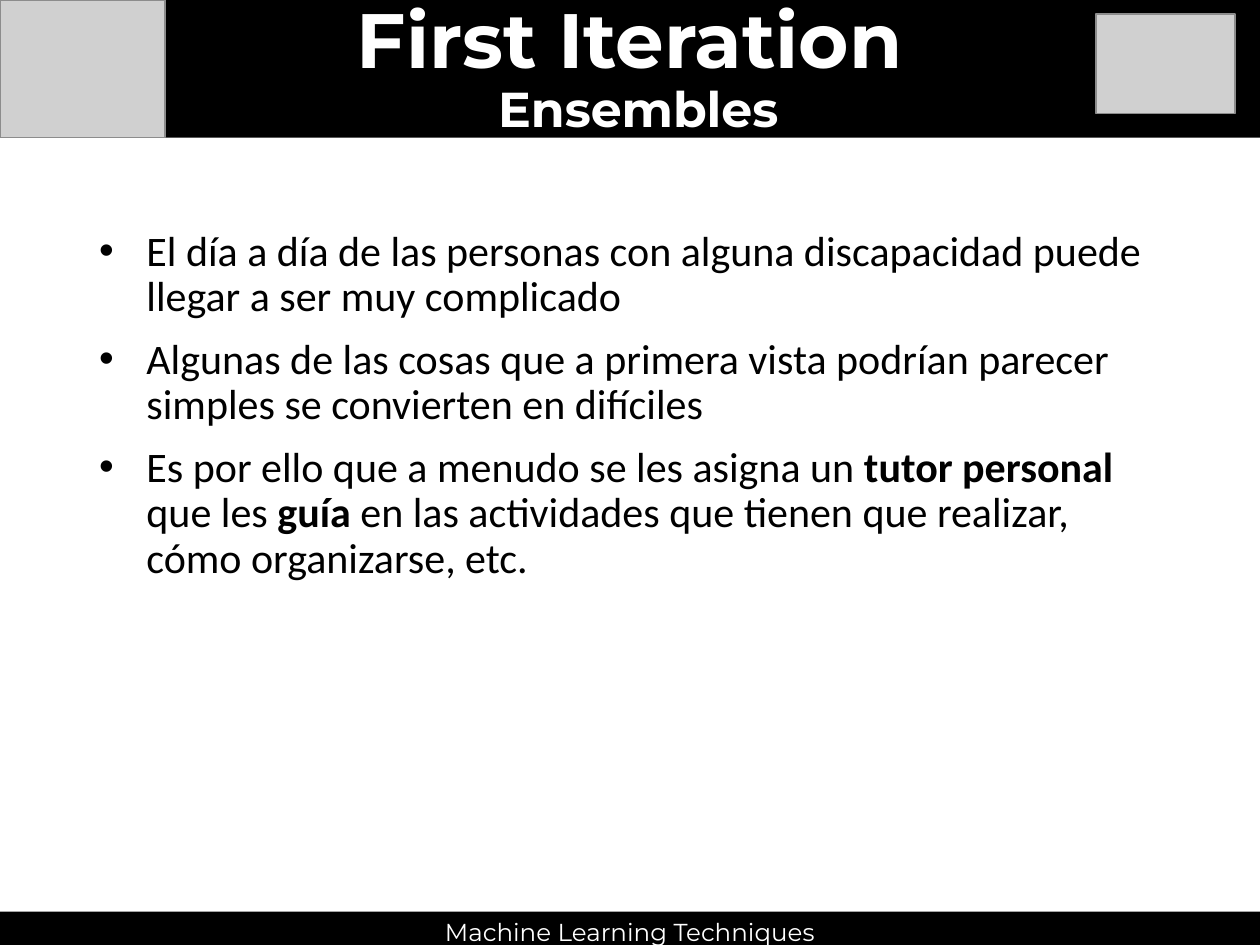
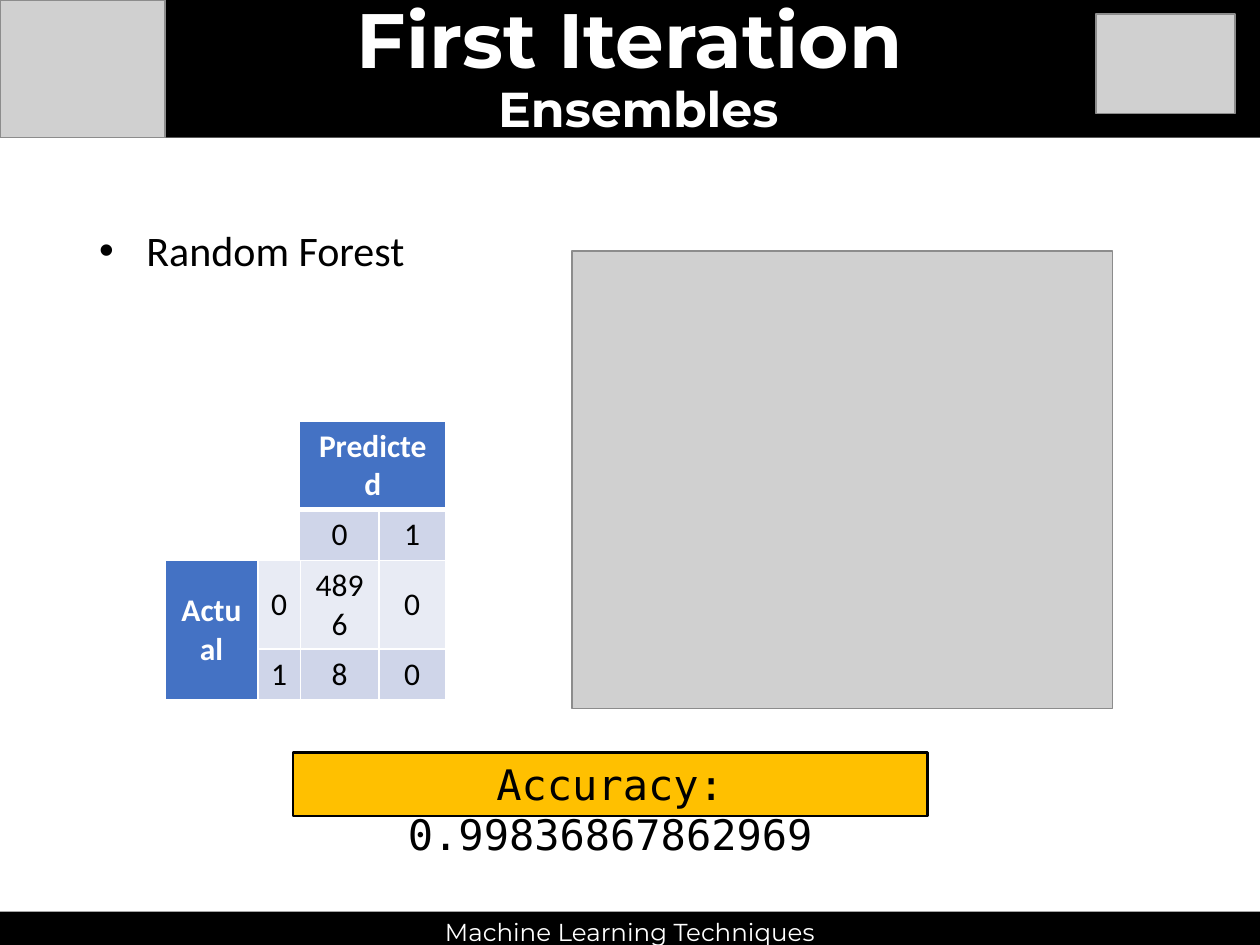
Before and after one commit to thmasker/ML_lab, a slide deck: slide 4 of Task3/doc/Task3.pptx. Drawn at 1260x945 pixels with LibreOffice and Linux fonts; fonts in the diff are those of the drawing; grey boxes stand for pictures. Boxes give left, top, right and bottom in pixels: in the first picture for what was removed or moved away, otherwise in the second. Text is boxed around its words. In the diff, an @@ line names an element or a change of style, - is before the commit and + after.

```diff
--- a/Task3/doc/Task3.pptx
+++ b/Task3/doc/Task3.pptx
@@ text at [146, 236, 405, 267]: text changed @@
-• El día a día de las personas con alguna discapacidad puede llegar a ser muy complicado
-• Algunas de las cosas que a primera vista podrían parecer simples se convierten en difíciles
-• Es por ello que a menudo se les asigna un tutor personal que les guía en las actividades que tienen que realizar, cómo organizarse, etc.
+• Random Forest
@@ picture added at [572, 251, 1113, 708] @@
@@ table added at [165, 421, 446, 690], 4 rows, 4 columns @@
+ |  | Predicted | 
+ |  | 0 | 1
+Actual | 0 | 4896 | 0
+ | 1 | 8 | 0
@@ rectangle added at [294, 752, 927, 815], fill #FFC000, outline #000000 1.5 pt, 24 pt, text #000000 @@
+Accuracy: 0.99836867862969
```
Also in this commit, not shown: 5 other slides changed, 3 slides added.
